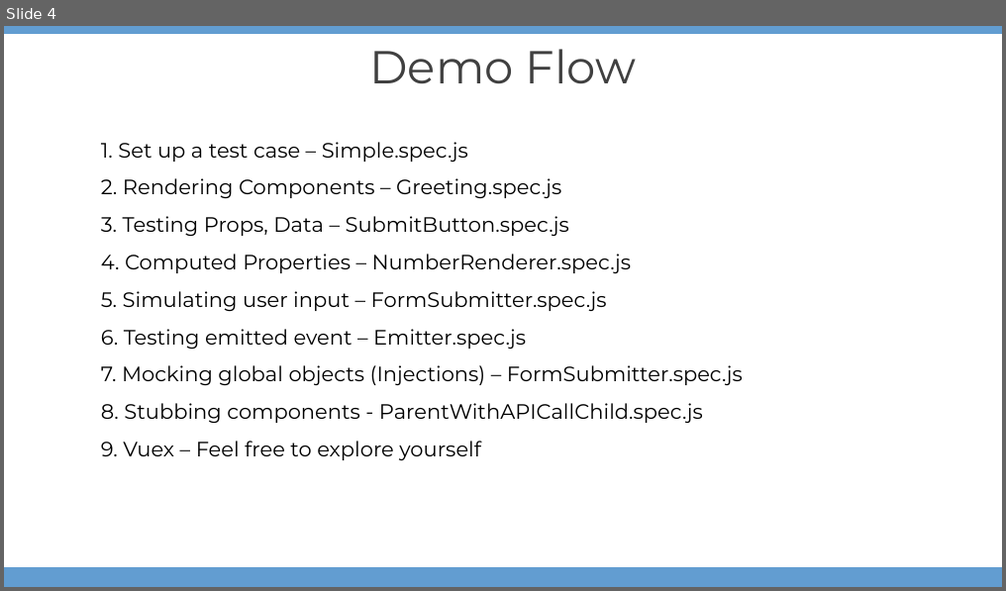
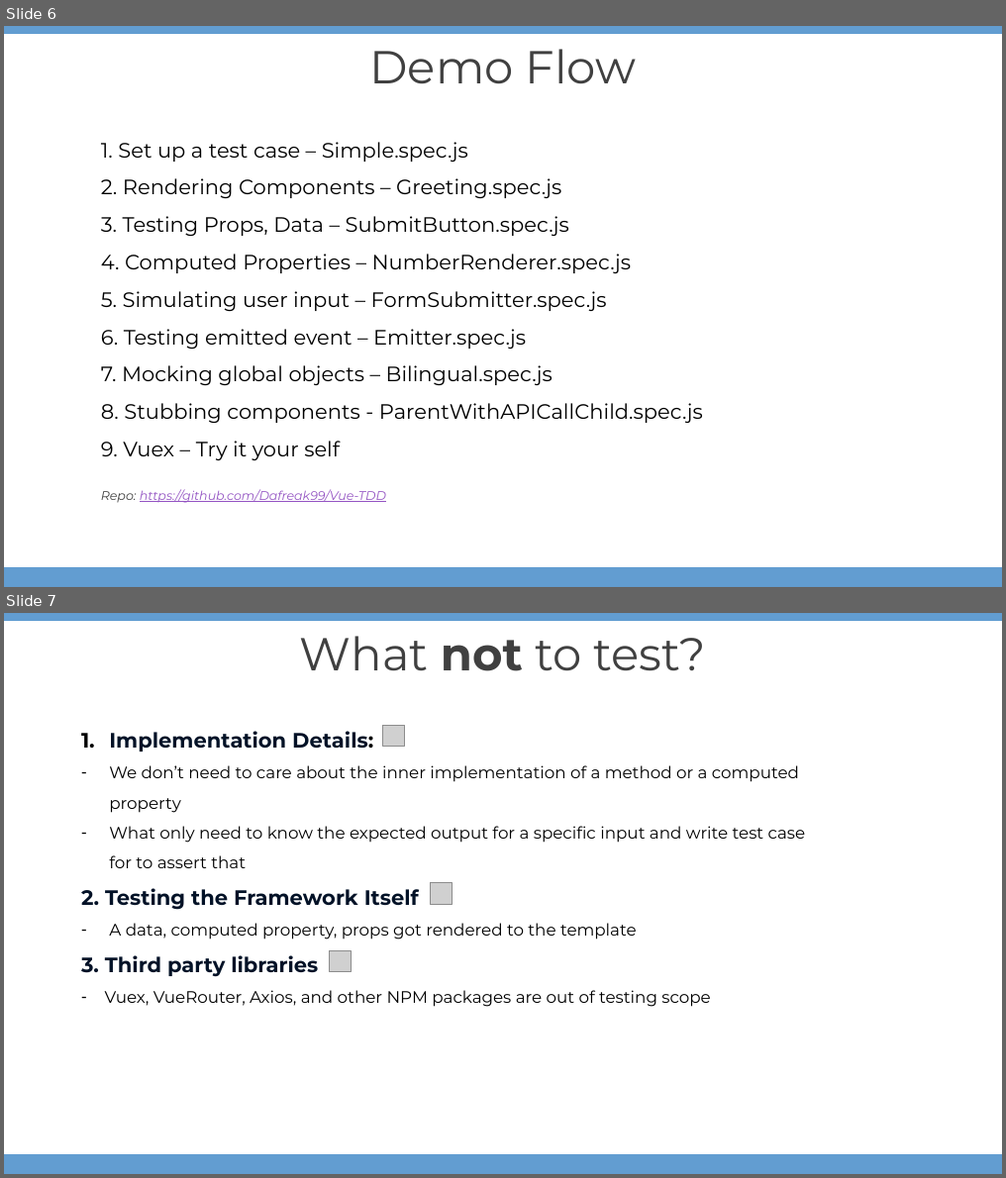
Before and after one commit to Dafreak99/Vue-TDD, a slide deck: Unit Testing.pptx. Shown one above the other, each under a label of ours: slide 4 before the commit, slides 6 and 7 after it. The pictures are 1006x591 and 1006x1178 pixels, drawn with LibreOffice and Linux fonts; fonts in the diff are those of the drawing; grey boxes stand for pictures; background and template pictures are left out. Boxes give left, top, right and bottom in pixels: in the first picture for what was removed or moved away, otherwise in the second. Text is boxed around its words. In the diff, an @@ line names an element or a change of style, - is before the commit and + after.

```diff
--- a/Unit Testing.pptx
+++ b/Unit Testing.pptx
@@ slide 7 added at [4,613,1002,1174], background picture (left out); not listed: 2 template elements that a slide beside it also shows @@
@@ text added at [300,636,706,671], 44.4 pt, text #404040 @@
+What not to test?
@@ text added at [81,731,806,1007], 16 pt, text #000000 @@
+1. Implementation Details:
+– We don’t need to care about the inner implementation of a method or a computed property
+– What only need to know the expected output for a specific input and write test case for to assert that
+2. Testing the Framework Itself
+– A data, computed property, props got rendered to the template
+3. Third party libraries
+– Vuex, VueRouter, Axios, and other NPM packages are out of testing scope
@@ picture added at [383,725,405,747] @@
@@ picture added at [431,883,452,905] @@
@@ picture added at [330,951,351,972] @@
@@ what was slide 4 is now slide 6 @@
@@ slide 6 changed as well @@
@@ text at [101,366,552,385]: text changed @@
-7. Mocking global objects (Injections) – FormSubmitter.spec.js
+7. Mocking global objects – Bilingual.spec.js
@@ text at [101,441,340,461]: text changed @@
-9. Vuex – Feel free to explore yourself
+9. Vuex – Try it your self
@@ text added at [101,489,386,503], 12 pt, text #9454C3, italic, underline @@
+Repo: https://github.com/Dafreak99/Vue-TDD
```
Also in this commit, not shown: 5 other slides changed, 2 other slides added, 2 other files.
